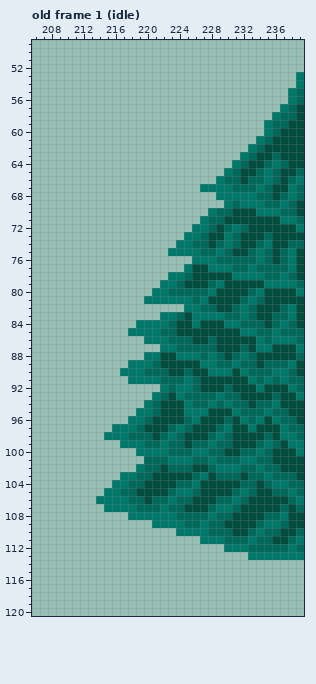
File history of a pixel-art file, assets/levels/backyard.aseprite. The first picture shows the starting point.
240x160 pixels, 7 frames. Colours within 5 levels of each other are drawn and written as one. Shown: old frame 1 (idle): x 206..239, y 49..120. The commit also changed other frames, which this record leaves out.
Now the later version:
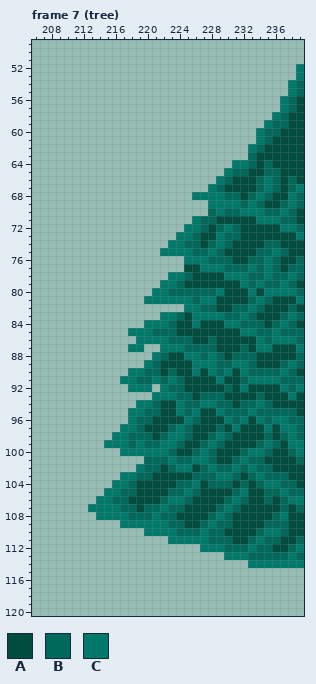
Palette (. is transparent): A #004d40  B #00695c  C #00796b
A new or re-ordered frame is compared with the old frame closest to it.
The edit:
frames re-ordered
Frame 7 (tree) against old frame 1 (idle), layer "tree2":
y 52: x 239 . -> C
y 54: x 238..239 .C -> CB
y 56: x 237..239 .CB -> CBA
y 58: x 238 B -> A
y 60: x 234..235 .C -> CB
y 63: x 232 C -> .; x 236 B -> A
y 64: x 232..233 BA -> CB; x 236..237 CB -> AA
y 65: x 232 A -> B; x 234..235 BC -> AB; x 239 B -> A
y 66: x 231 B -> A; x 233 B -> A; x 239 C -> A
y 67: x 227 C -> .; x 229..236 CCBBBCBA -> BAAAABCB; x 238..239 CB -> BC
y 68: x 226..228 ... -> CCC; x 230..234 CCCCB -> BBABC; x 237 B -> A
y 69: x 228..229 .. -> CC; x 231..232 BC -> CB; x 234..239 CBBCBA -> BAABCB
y 70: x 228..229 CB -> BC; x 231..233 AAA -> BCC; x 235..237 CCB -> BBC
y 71: x 226..227 .C -> CB; x 229 B -> A; x 234..239 AAACCB -> CCCBBA
y 72: x 225 . -> C; x 227..232 CBABCB -> BABCBA; x 237..239 AAC -> CCB
y 73: x 224 . -> C; x 226..227 CB -> BA; x 229..230 AC -> CB; x 235 B -> A; x 239 A -> C
y 74: x 223 . -> C; x 225 C -> B; x 227..231 BABCB -> ABCBA; x 234..236 BCA -> ABB; x 238..239 BB -> AA
y 75: x 222 . -> C; x 226 C -> B; x 228..230 BCB -> CBA; x 233..234 BC -> AB; x 236 A -> C; x 238 C -> A
y 76: x 225 . -> C; x 228 C -> B; x 231..232 BB -> AA; x 234..239 CBABCA -> BCBAAB
y 77: x 225 C -> A; x 227 A -> C; x 230 C -> B; x 235 B -> C; x 237..239 BCA -> ABB
y 78: x 230 A -> C; x 233..235 CCB -> BBC; x 237..239 CBA -> BCB
y 79: x 228..229 BC -> AA; x 232..236 AAACC -> CBCBB; x 238..239 CB -> BA
y 80: x 228..229 CA -> BC; x 233..239 BCAAAAC -> CACCCCB
y 81: x 228 A -> C; x 232..235 BCBA -> ABCB; x 239 A -> C
y 82: x 232..234 CBA -> BCB; x 237..238 BC -> AB
y 83: x 236 B -> A; x 239 A -> B
y 84: x 219 C -> .
y 85: x 221 C -> B
y 86: x 219 . -> C
y 87: x 218..219 .. -> CC; x 224 B -> C
y 88: x 220 C -> .; x 222 A -> B; x 224 C -> A; x 232 C -> B
y 89: x 218..219 CC -> ..; x 226 A -> C; x 232 B -> C; x 235..236 BB -> AA; x 239 A -> B
y 90: x 217 C -> .; x 222..223 BA -> AB; x 225..226 BA -> AC; x 229 C -> B; x 236 C -> B
y 91: x 217 . -> C; x 219..220 CC -> BB; x 223 B -> C; x 225..226 CB -> AA; x 229 A -> C; x 232 A -> B; x 234 B -> C; x 236..237 BC -> CB
y 92: x 218..220 ... -> CCC; x 224..226 CCB -> BAA; x 232 A -> C; x 234 C -> A; x 237..239 ACB -> CBC
y 93: x 222..224 BAC -> CCB; x 226 B -> A; x 229..231 CBB -> BAA; x 234 A -> B; x 236 B -> A; x 238..239 AC -> CA
y 94: x 219 . -> C; x 224..225 AC -> CB; x 227 B -> C; x 230..231 CB -> BA; x 233..234 AB -> BC; x 236 C -> A
y 95: x 218 . -> C; x 220 C -> B; x 224..225 AC -> CB; x 227 C -> A; x 229..231 AAC -> CBB; x 233 B -> C; x 235 C -> B; x 238 A -> B
y 96: x 219 C -> B; x 225..226 BC -> CB; x 230..231 BA -> CB; x 233 B -> A; x 235 A -> B; x 237 B -> C; x 239 A -> B
y 97: x 216 C -> .; x 230..231 CA -> AC; x 233 C -> A; x 235 A -> C; x 238 B -> C
y 98: x 215 C -> .; x 224..225 BA -> CB; x 237 C -> B
y 99: x 215..216 .. -> CC; x 218 C -> B; x 223 B -> C; x 226 B -> A; x 230 B -> A
y 100: x 217..218 .. -> CC; x 224..226 BBC -> AAB; x 229 B -> A; x 233 B -> C; x 238 A -> B
y 101: x 224..230 CCBBCBB -> BBCCBAA; x 233 C -> B; x 235 B -> A; x 239 A -> B
y 102: x 224..225 BB -> CC; x 227..230 ABCC -> BCBB; x 233..234 BC -> CB; x 236 B -> A
y 103: x 227..230 CABB -> BBCC; x 234..235 BC -> CB; x 238 B -> A
y 104: x 219 B -> A; x 228..230 AAA -> BBB; x 233..235 BAB -> ABC; x 237 C -> B; x 239 B -> A
y 105: x 224 C -> B; x 233 B -> A; x 235 A -> B; x 237..238 BC -> CB
y 106: x 216..219 CCBB -> BBAA; x 221 B -> A; x 224 B -> C; x 229 B -> A; x 235 A -> B; x 237..238 AB -> BC
y 107: x 213..214 .. -> CC; x 217..219 CCB -> BBA; x 228..229 BC -> AB
y 108: x 214..220 ....CCC -> CCCCBBB; x 222..229 CCBBBBCB -> BBAAAABC; x 235 B -> A
y 109: x 217..220 .... -> CCCC; x 223..228 CCBBCB -> BBAABC; x 230 A -> B; x 234..236 BCC -> ABB
y 110: x 220..226 ....CCC -> CCCCBBB; x 230 B -> A; x 233..237 BCBBA -> ABCCB; x 239 B -> A
y 111: x 223..226 .... -> CCCC; x 228..229 CC -> BB; x 231..234 BBCB -> AABC; x 236 A -> B; x 238..239 BC -> AB
y 112: x 227..233 ...CCCB -> CCCBBBC; x 236..239 BBCB -> AABC
y 113: x 230..237 ...CCCCC -> CCCBBBBB; x 239 C -> B
y 114: x 233..239 ....... -> CCCCCCC
Pixel boxes of the changes (left, top, right, bottom) in both pictures:
changed: (160, 64, 304, 320)
changed: (88, 320, 304, 568)
